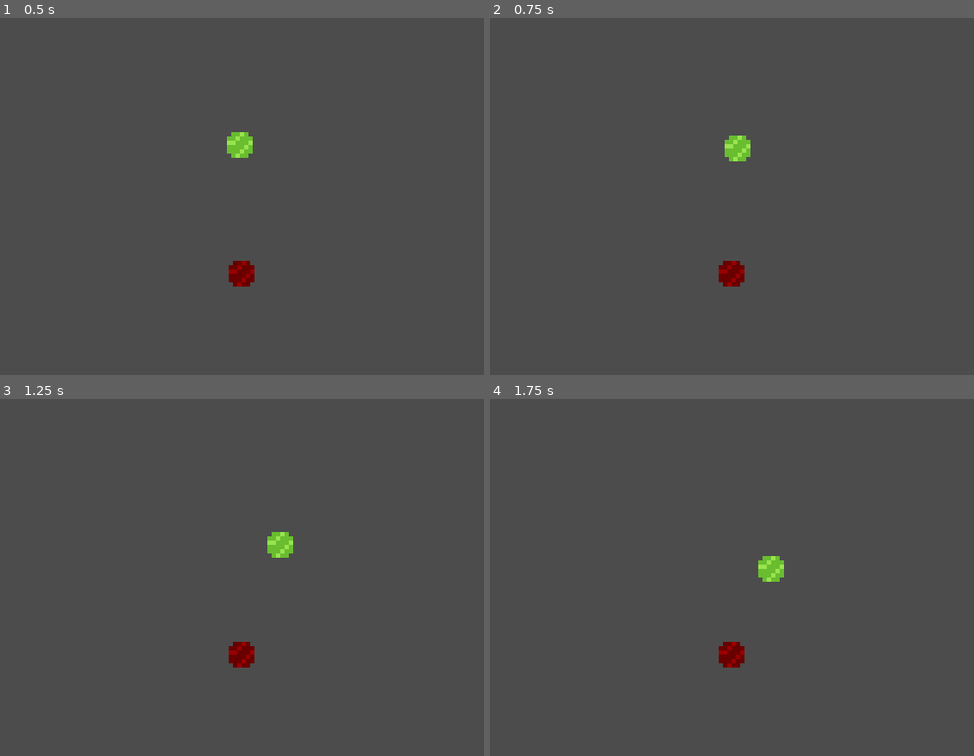
Above: before the commit, frames 1-4 (two rows, left to right).
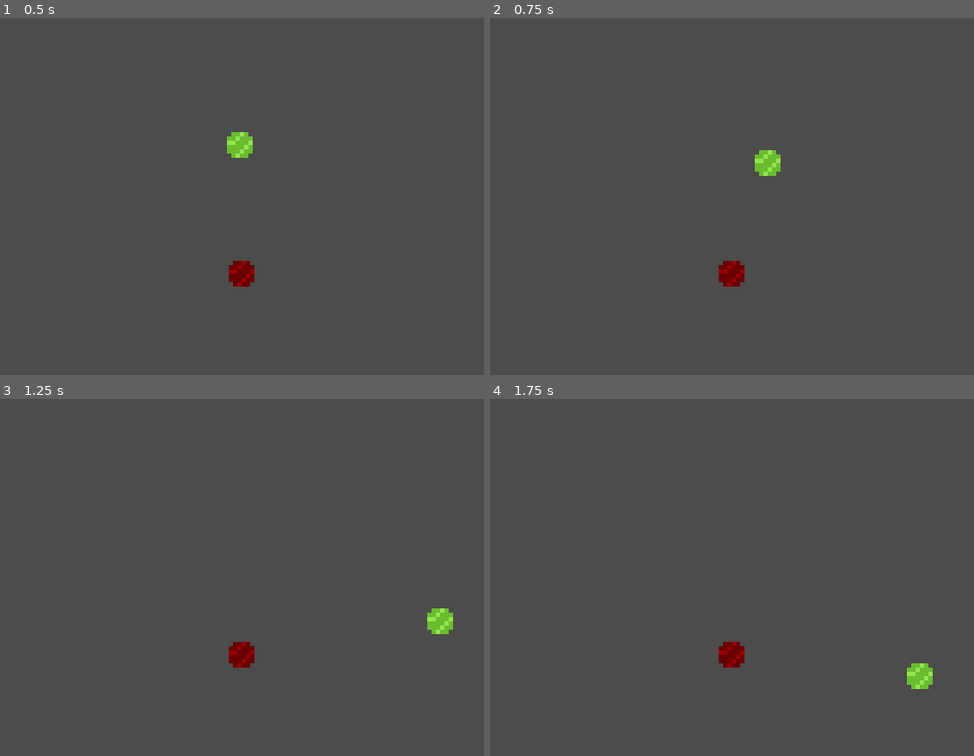
Above: after the commit, the same moments.

Repository: Spearfield/Godot-Ball_Bounce_Demo
Game: Godot game, scene res://World.tscn
Same seed, same stepped clock (60 frames per second), same inputs: the game is played once before the commit and once after it.
Inputs (mouse positions are in pixels of both pictures, inside the frame that each line leads up to):
- Up to frame 1 (0.5 s): no input
- Up to frame 2 (0.75 s): tap Enter at 0.5 s; move the mouse to (853, 203) at 0.52 s; click (853, 203) at 0.6 s
- Up to frame 3 (1.25 s): no input
- Up to frame 4 (1.75 s): move the mouse to (620, 623) at 1.27 s; click (620, 623) at 1.35 s

Frame 1 is identical in both runs. In frame 2, 0.7% of the frame differs, in the area x 48-61%, y 32-45%; in frame 3, 0.7%; in frame 4, 0.7%.

Commit message:
Cleanup.

Diff:
--- a/PoolTest/Ball.gd
+++ b/PoolTest/Ball.gd
@@ -1,20 +1,10 @@
 extends RigidBody2D
-
-
-# Declare member variables here. Examples:
-# var a = 2
-# var b = "text"
-
-
-# Called when the node enters the scene tree for the first time.
 func _ready():
 	pass # Replace with function body.
 
-
-# Called every frame. 'delta' is the elapsed time since the previous frame.
 func _process(delta):
 	if Input.is_action_just_pressed("click"):
 		var angle : float = get_angle_to(get_global_mouse_position())
 		var direction : Vector2 = Vector2( cos(angle), sin(angle) )
-		apply_impulse(Vector2(),direction * 100)
+		apply_impulse(Vector2(),direction * 500)
 	pass
